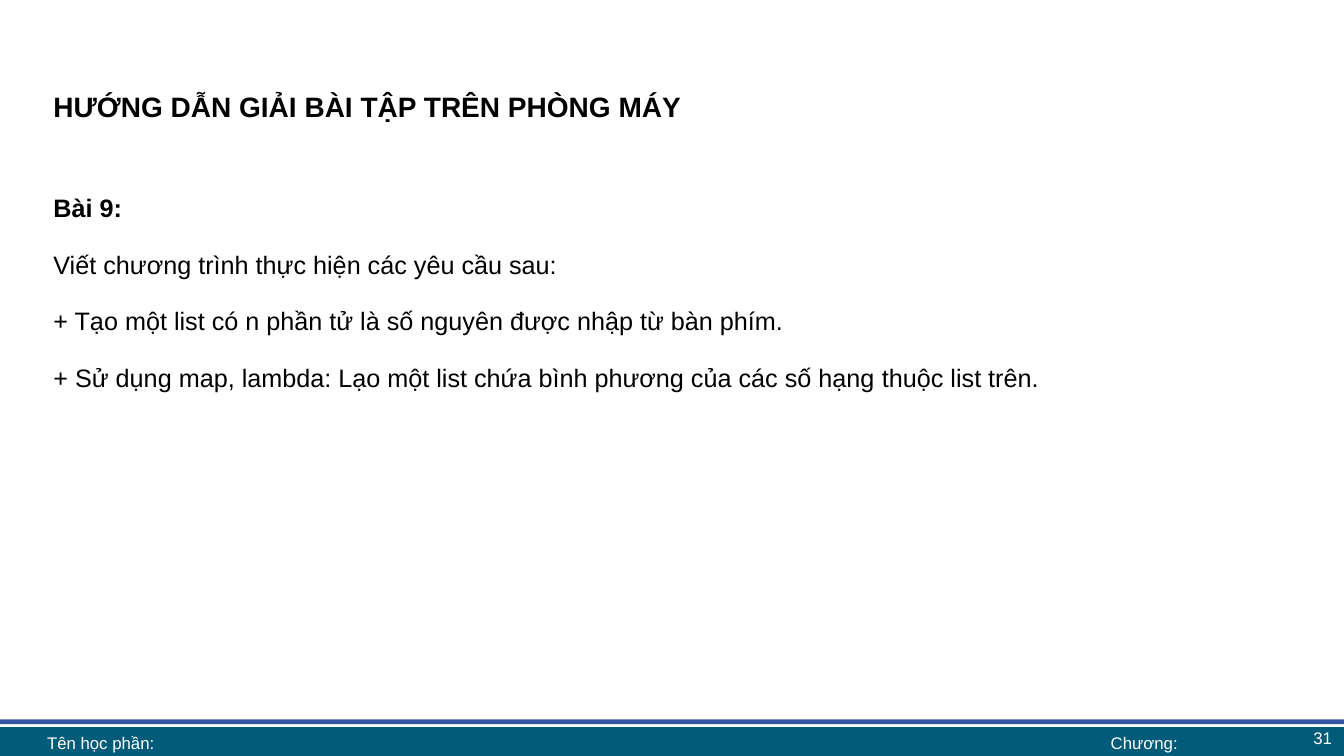
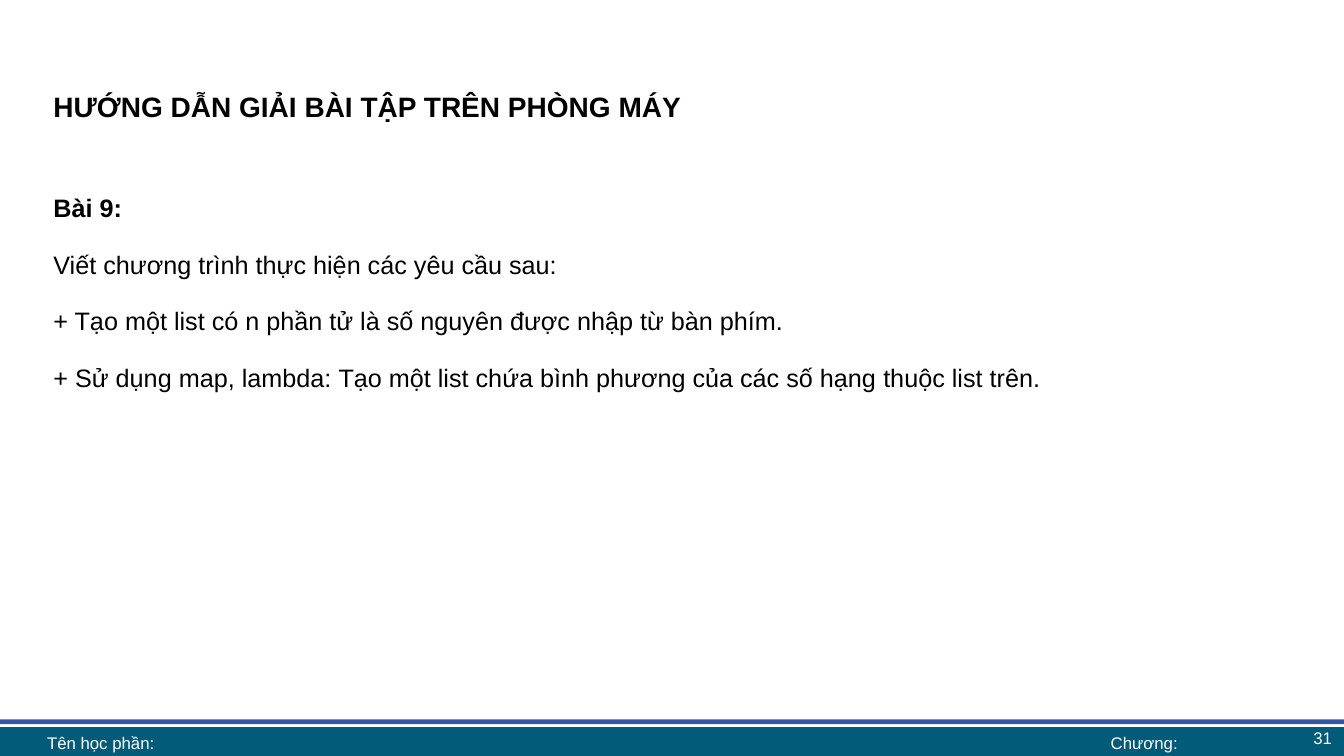
Before and after one commit to lhaaaaa/17A2-Ca-sang, a slide deck: slide 31 of Lab 8/Lab 8 bài giảng.pptx. Drawn at 1344x756 pixels with LibreOffice and Linux fonts; fonts in the diff are those of the drawing; background and template pictures are left out. Boxes give left, top, right and bottom in pixels: in the first picture for what was removed or moved away, otherwise in the second. Text is boxed around its words. In the diff, an @@ line names an element or a change of style, - is before the commit and + after.

```diff
--- a/Lab 8/Lab 8 bài giảng.pptx
+++ b/Lab 8/Lab 8 bài giảng.pptx
@@ text at (75, 367, 1040, 392): text changed @@
-+ Sử dụng map, lambda: Lạo một list chứa bình phương của các số hạng thuộc list trên.
++ Sử dụng map, lambda: Tạo một list chứa bình phương của các số hạng thuộc list trên.
```
Also in this commit, not shown: 6 other slides changed, 3 other files.
